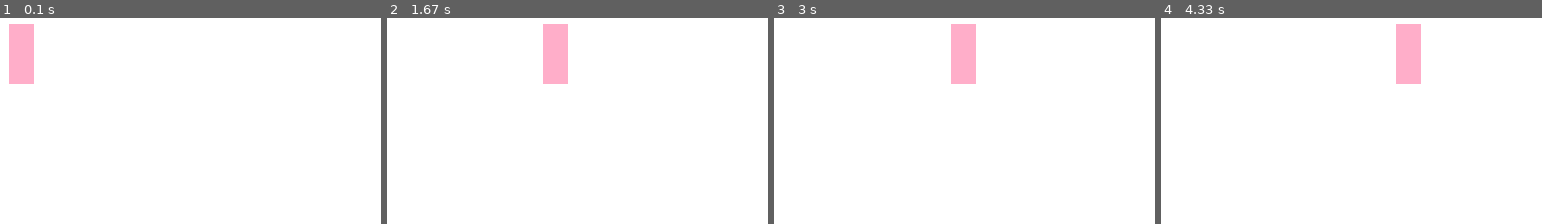
Above: before the commit, frames 1-4 (left to right).
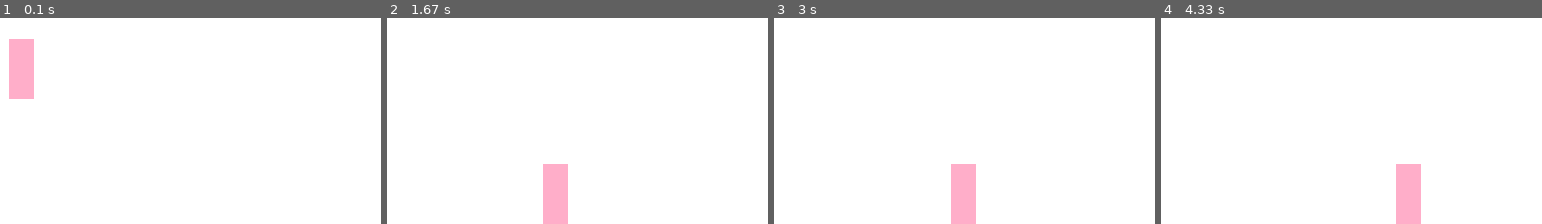
Above: after the commit, the same moments.

Repository: Stratocasterr/Icy-Tower-in-Python
Game: pygame game, started from pygame_template.py
Two runs of this game, one before a commit and one after it. Both use one fixed random seed, a clock stepped at 60 frames per second and the inputs below.
Inputs:
- Up to frame 1 (0.1 s): no input
- Up to frame 2 (1.67 s): hold Right 0.33-0.8 s; hold Right 0.83-1.3 s; hold Left from 1.33 s (still down)
- Up to frame 3 (3 s): release Left at 1.87 s; hold Left 1.9-2.3 s; hold Right 2.33-2.97 s
- Up to frame 4 (4.33 s): hold Left 3-3.47 s; hold Right 3.5-3.97 s; hold Right from 4 s (still down)

The runs differ from the first frame. In frame 1, 1.0% of the frame differs, in the area x 2-9%, y 2-40%; in frame 2, 3.8%, in the area x 40-48%, y 2-100%; in frame 3, 3.8%; in frame 4, 3.8%.

Commit message:
Icy-10/zaimplementowac_ruch_postaci_poprawka#2

Diff:
--- a/core/app_config.py
+++ b/core/app_config.py
@@ -8,4 +8,4 @@
     SCREEN_HEIGHT: int = 800
     PLAYER_WIDTH: int = 20
     PLAYER_HEIGHT: int = 60
-    GRAVITY: int = 3
+    GRAVITY: int = 1
--- a/pygame_template.py
+++ b/pygame_template.py
@@ -4,7 +4,6 @@
 
 from core.app_colors import AppColors
 from core.app_config import AppConfig
-
 
 # Initialize basic pygame stuff
 pygame.font.init()
@@ -22,16 +21,15 @@
         self.image = AppAssets.player
         self.gravity = AppConfig.GRAVITY
         self.run_speed = 1
-        self.jump_speed = 4
+        self.jump_speed = 40
         self.run_acceleration = 0
 
-# Right :1 / Left :-1
+        # Right :1 / Left :-1
         self.moving_direction = 0
-
-
 
     def get_pygame_rect(self):
         return pygame.rect(self.pos[0], self.pos[1], self.width, self.height)
+
 
 class GameView:
     def __init__(self):
@@ -39,16 +37,13 @@
         self.player = Player(starting_x=400, starting_y=600)
         self.game_loop()
 
-
     def game_loop(self):
         while self.is_running:
             CLOCK.tick(AppConfig.FPS)
-
-            #self.gravity()
+            self.gravity()
             self.handle_events()
             self.handle_pressed_keys()
             self.redraw_window()
-
 
     def redraw_window(self):
 
@@ -56,10 +51,22 @@
         WIN.blit(self.player.image, (self.player.rect.x, self.player.rect.y))
         pygame.display.update()
 
+    # Gravity
+    def gravity(self):
+        previous_y = self.player.rect.y
+        if self.player.rect.y < AppConfig.SCREEN_HEIGHT - AppConfig.PLAYER_HEIGHT:
+            self.player.rect.y += self.player.gravity
 
-#Gravity
-    def gravity(self):
-        self.player.rect.y += self.player.gravity
+        else:
+            self.player.rect.y = AppConfig.SCREEN_HEIGHT - AppConfig.PLAYER_HEIGHT
+
+        if previous_y != self.player.rect.y:
+            self.player.gravity += 1
+        else:
+            self.player.gravity = AppConfig.GRAVITY
+
+
+
 
     def handle_events(self):
         for event in pygame.event.get():
@@ -70,8 +77,7 @@
     def handle_pressed_keys(self):
         pressed_keys = pygame.key.get_pressed()
 
-
- # R/L moves + acceleration
+        # R/L moves + acceleration
 
         if pressed_keys[pygame.K_RIGHT]:
 
@@ -101,15 +107,14 @@
 
             self.player.moving_direction = -1
 
-# Jumping
+        # Jumping
         if pressed_keys[pygame.K_SPACE]:
             self.player.rect.y += -self.player.jump_speed
 
-
-# Acceleretion =0 when player stoped
-        if  (pressed_keys[pygame.K_RIGHT] == False and self.player.moving_direction == 1) or (pressed_keys[pygame.K_LEFT] == False and self.player.moving_direction == -1):
-            self.player.run_acceleration=0
-
+        # Acceleretion = 0 when player stoped
+        if (pressed_keys[pygame.K_RIGHT] == False and self.player.moving_direction == 1) or (
+                pressed_keys[pygame.K_LEFT] == False and self.player.moving_direction == -1):
+            self.player.run_acceleration = 0
 
 
 def main():
